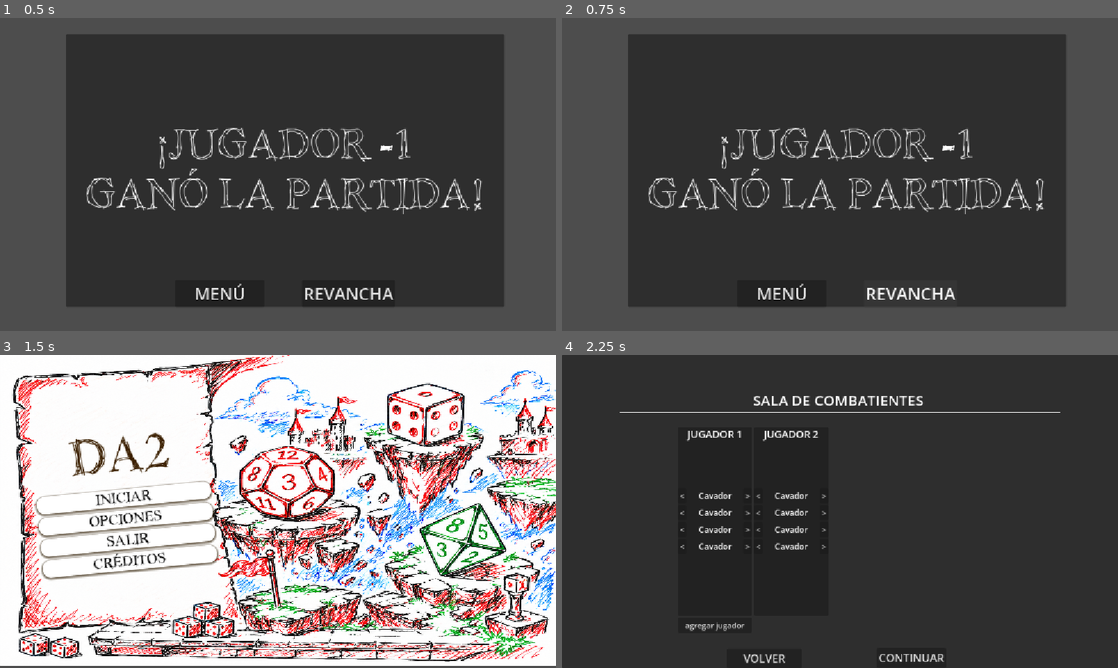
Above: before the commit, frames 1-4 (two rows, left to right).
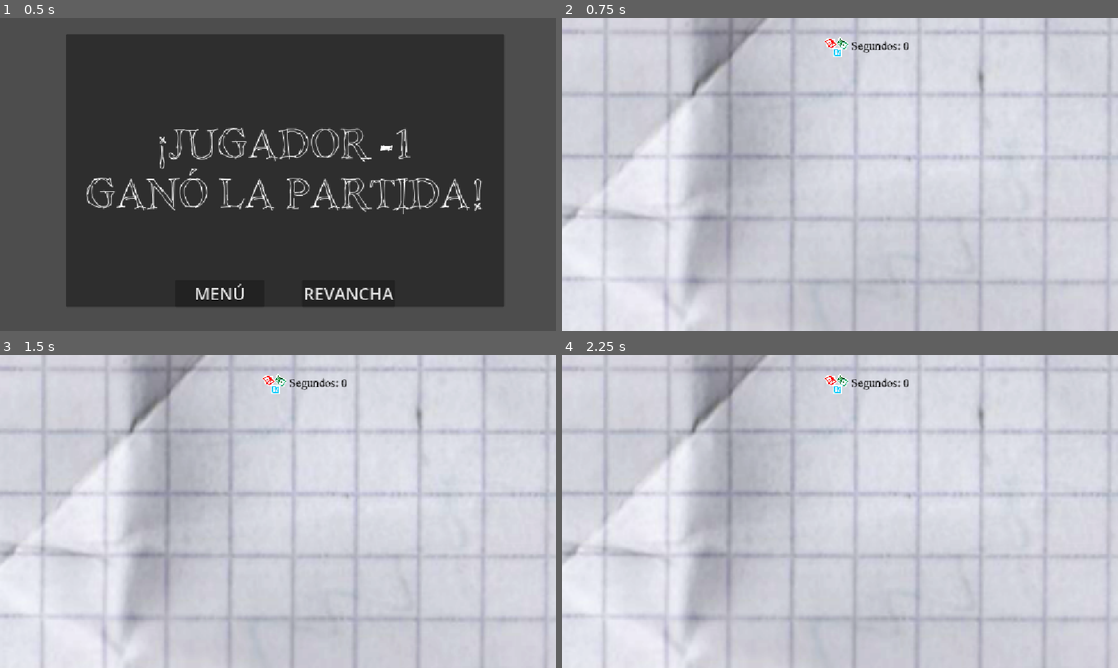
Above: after the commit, the same moments.

Repository: Pablo7776/Motores_Graficos
Game: Godot game, scene res://Interfaz/Escenas/victoria.tscn
Same seed, same stepped clock (60 frames per second), same inputs: the game is played once before the commit and once after it. This scene is started directly instead of the project's main scene. The engine's default icon, where the game draws it, is replaced by a stand-in: a white triangle on a blue panel in a dark square.
Inputs (mouse positions are in pixels of both pictures, inside the frame that each line leads up to):
- Up to frame 1 (0.5 s): no input
- Up to frame 2 (0.75 s): click "REVANCHA" at 0.5 s
- Up to frame 3 (1.5 s): click (222, 630) at 1.25 s, where only the run before the commit has a clickable "MENÚ"
- Up to frame 4 (2.25 s): click (684, 498) at 2 s, where only the run before the commit has a clickable "INICIAR"

Frame 1 is identical in both runs. In frame 2, 99% of the frame differs, in the area x 0-100%, y 0-100%; in frame 3, 94%; in frame 4, 100%.
Error after the commit: Out of bounds get index '0' (on base: 'Dictionary') (res://Logicas)

Commit message:
fix ruta

Diff:
--- a/da-2-zafarrancho/Interfaz/Scripts/victoria.gd
+++ b/da-2-zafarrancho/Interfaz/Scripts/victoria.gd
@@ -12,4 +12,4 @@
 
 
 func _on_button_2_pressed() -> void:
-	get_tree().change_scene_to_file("res://juego/main.tscn")
+	get_tree().change_scene_to_file("res://Logicas de juego/Escenas/main.tscn")
